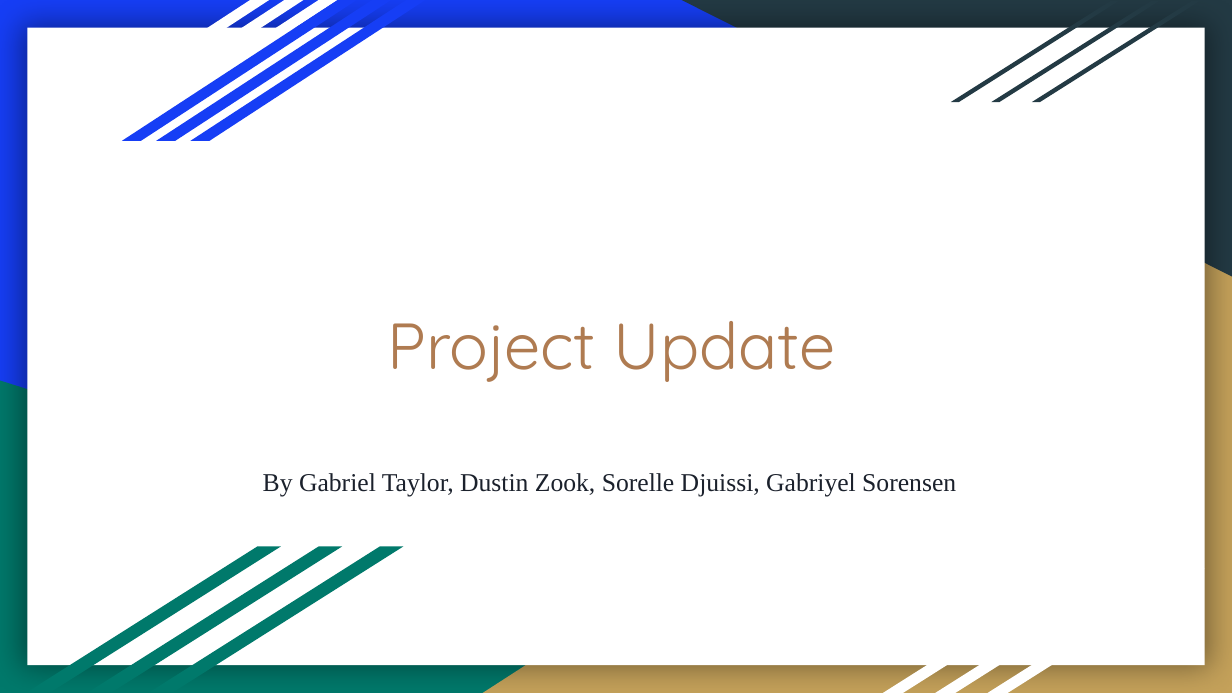
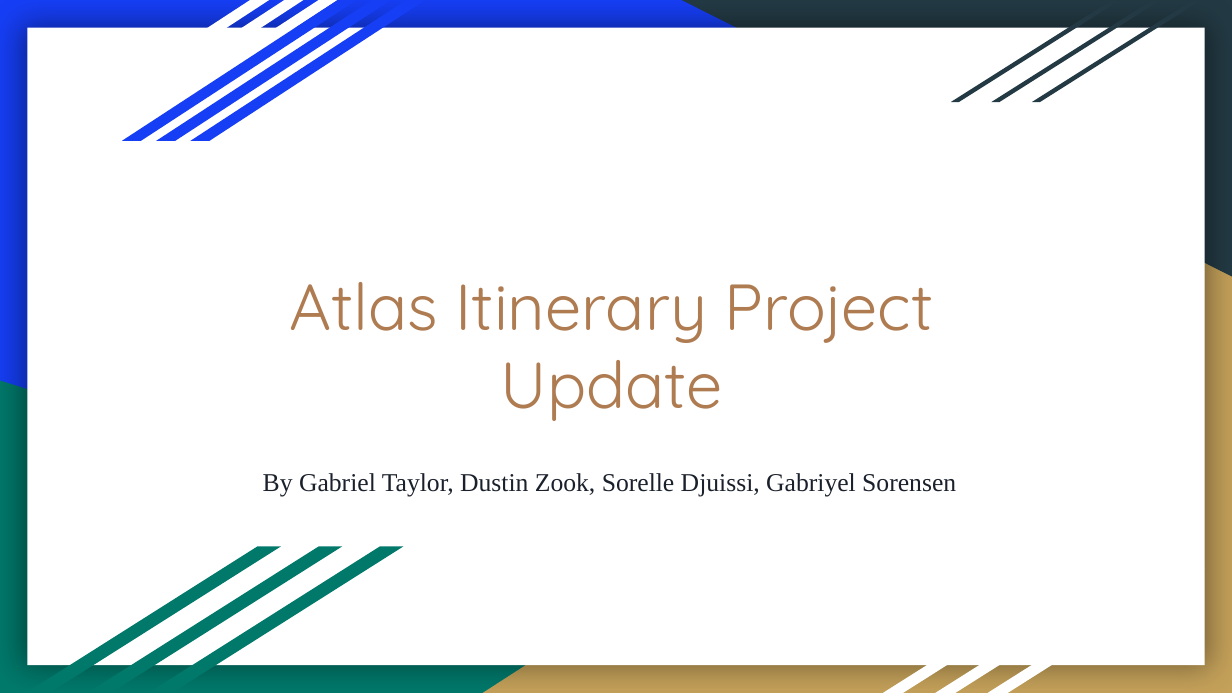
Before and after one commit to DustinWZook/Atlas-Itinerary, a slide deck: slide 1 of Documents/Progress Update/Project Update.pptx. Drawn at 1232x693 pixels with LibreOffice and Linux fonts; fonts in the diff are those of the drawing. Boxes give left, top, right and bottom in pixels: in the first picture for what was removed or moved away, otherwise in the second. Text is boxed around its words. In the diff, an @@ line names an element or a change of style, - is before the commit and + after.

```diff
--- a/Documents/Progress Update/Project Update.pptx
+++ b/Documents/Progress Update/Project Update.pptx
@@ title at (290,282,933,421): text changed @@
-Project Update
+Atlas Itinerary Project Update
```
Also in this commit, not shown: 1 other slide changed, 17 slides added, 8 slides removed, 1 other file.
